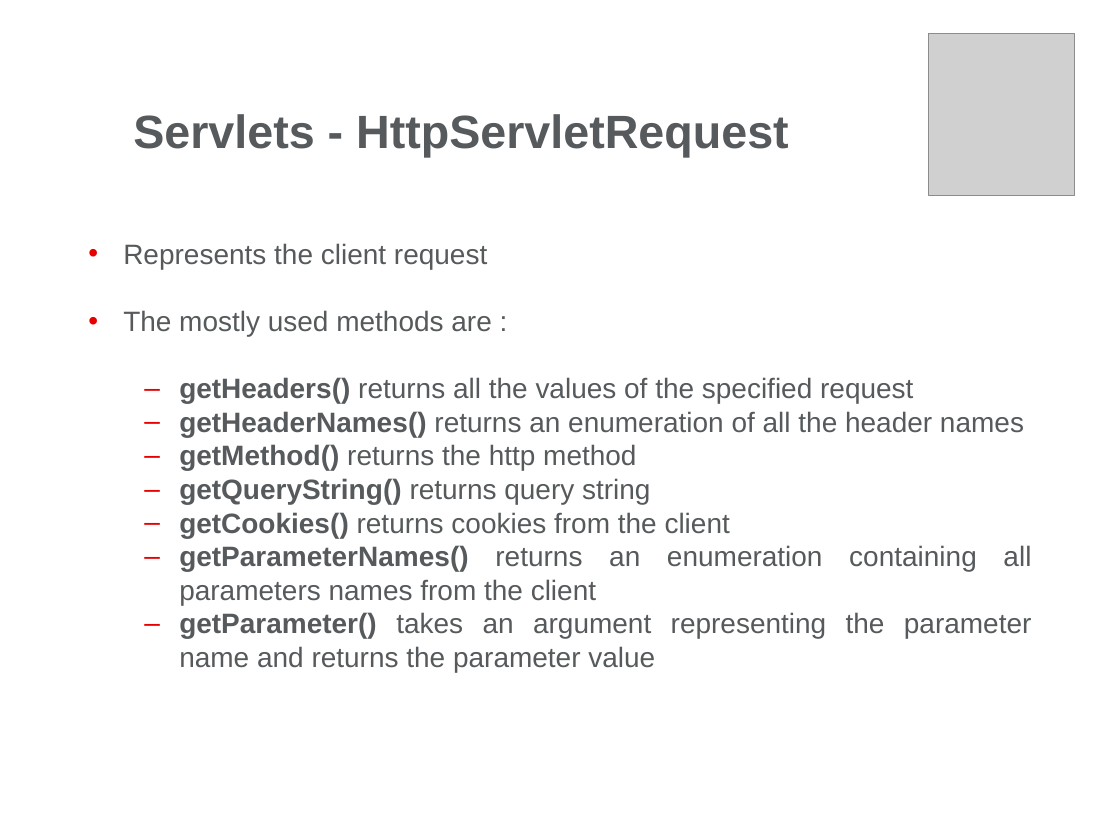
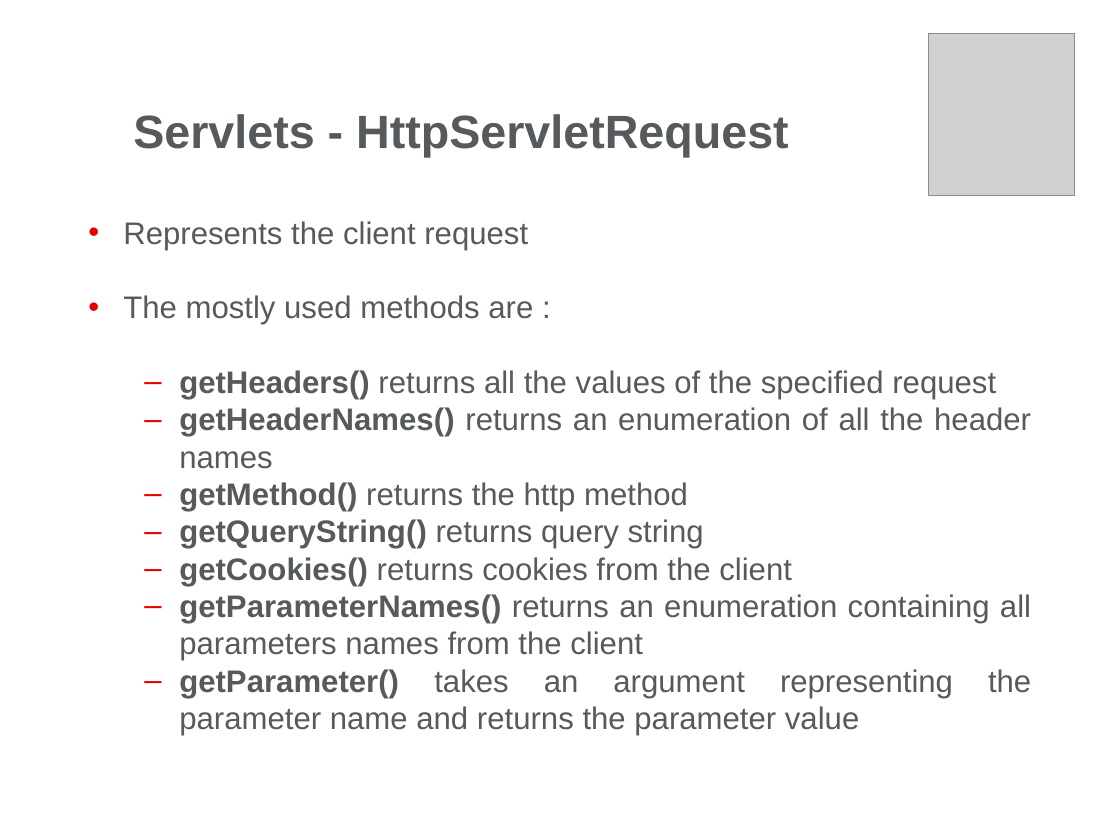
Before and after one commit to andreiapostol/JavaDocs, a slide deck: slide 39 of Servlets/Day1/Docs/Web Presentation-Part1.pptx. Drawn at 1120x840 pixels with LibreOffice and Linux fonts; fonts in the diff are those of the drawing; grey boxes stand for pictures; background and template pictures are left out. Boxes give left, top, right and bottom in pixels: in the first picture for what was removed or moved away, otherwise in the second. Text is boxed around its words. In the diff, an @@ line names an element or a change of style, - is before the commit and + after.

```diff
--- a/Servlets/Day1/Docs/Web Presentation-Part1.pptx
+++ b/Servlets/Day1/Docs/Web Presentation-Part1.pptx
@@ text "Represents the client request": place and size @@
-text "Represents the client request" at bbox=[123, 243, 1032, 672]
+text "Represents the client request" at bbox=[123, 221, 1031, 735]
@@ text "Represents the client request" at bbox=[123, 221, 1031, 735]: size 18 to 20 pt @@
```
Also in this commit, not shown: 15 other slides changed, 18 other files.
